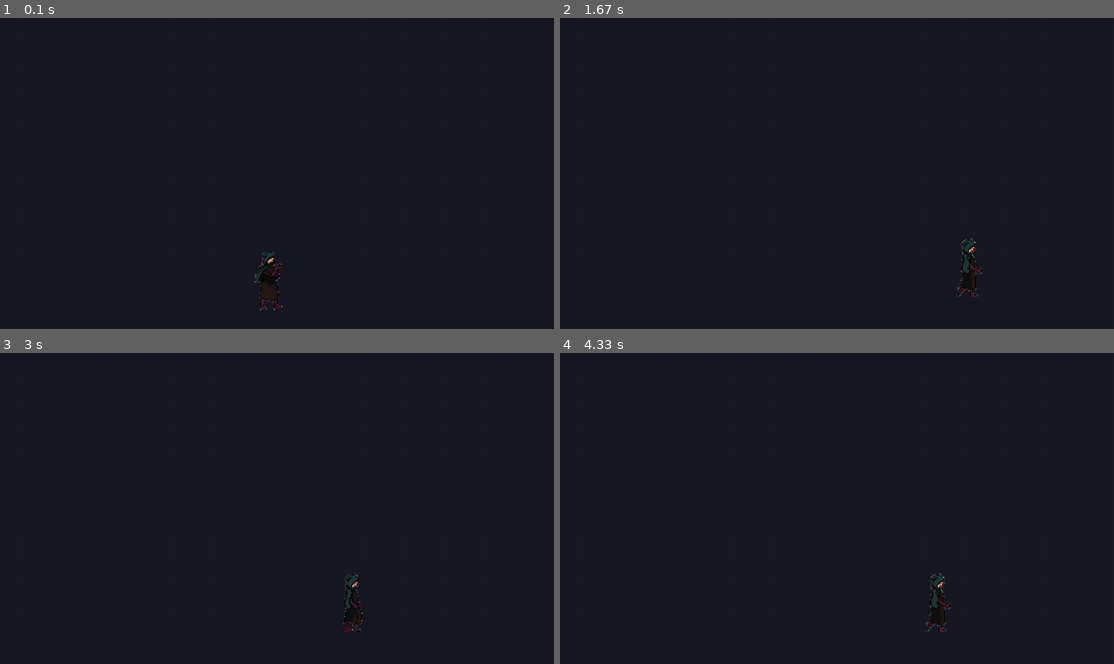
Above: before the commit, frames 1-4 (two rows, left to right).
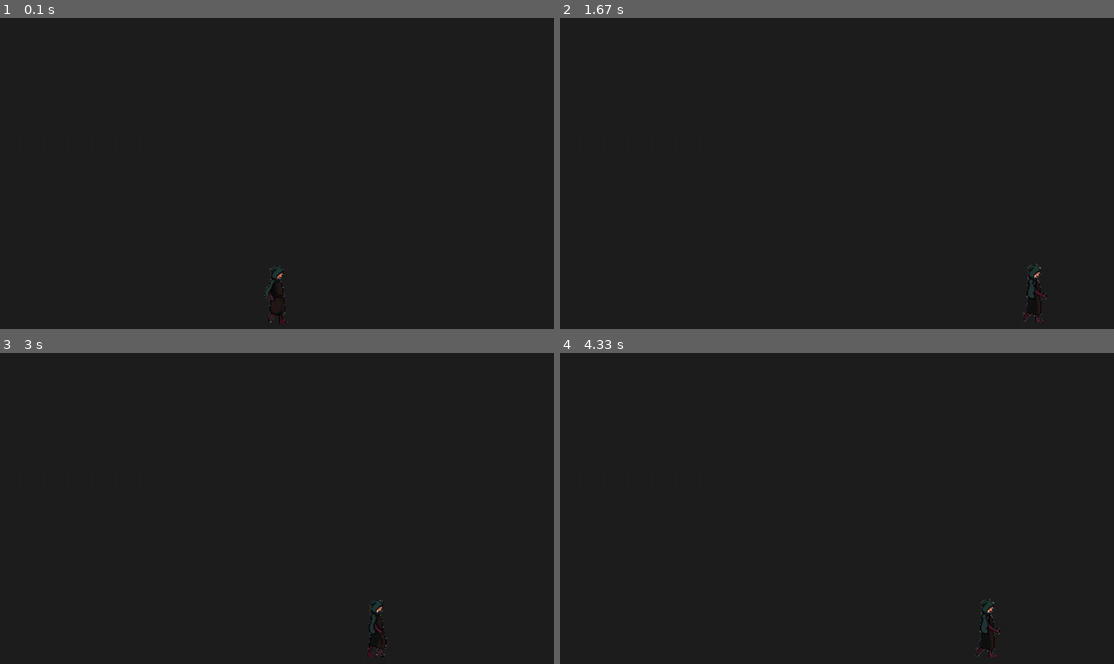
Above: after the commit, the same moments.

Repository: LucasEntringer/projeto_pygame
Game: pygame game, started from jogo.py
The game is run twice, just before and just after one commit, with the same random seed, the same clock (stepped at 60 frames per second) and the same inputs.
Inputs:
- Up to frame 1 (0.1 s): no input
- Up to frame 2 (1.67 s): hold Space 0.33-0.8 s; hold Right 0.33-0.8 s; hold Right 0.83-1.3 s; hold Right from 1.33 s (still down)
- Up to frame 3 (3 s): release Right at 1.8 s; hold Left 1.83-2.37 s; hold Left 2.4-2.8 s; hold Right from 2.83 s (still down)
- Up to frame 4 (4.33 s): release Right at 3.47 s; hold Left 3.5-3.97 s; hold Right from 4 s (still down)

The runs differ from the first frame. In frame 1, 0.3% of the frame differs, in the area x 45-52%, y 75-99%; in frame 2, 0.3%, in the area x 71-88%, y 70-98%; in frame 3, 0.3%; in frame 4, 0.3%.

Commit message:
Concertei a animação de andar

Diff:
--- a/assets.py
+++ b/assets.py
@@ -1,34 +1,33 @@
+# assets.py
+import os
+import re
 import pygame
-import os
-from config import IMG_DIR
+from config import IMG_DIR  # IMG_DIR = "assets/imagens"
 
-DANTE_IMG = 'dante'
+DANTE_WALK = 'dante_walk'
+
+def _numeric_sort_key(name):
+    # pega último número no filename (Dante_andando.3.png -> 3)
+    m = re.search(r'(\d+)(?=\D*$)', name)
+    return int(m.group(1)) if m else 0
 
 def load_assets():
     assets = {}
+    folder = os.path.join(IMG_DIR, "andando")  # pasta onde você colocou os 8 frames
+    if not os.path.isdir(folder):
+        raise FileNotFoundError(f"Pasta de frames não encontrada: {folder}")
 
-    # Caminho da sprite sheet (coloque Dante_1.png em assets/imagens)
-    dante_path = os.path.join(IMG_DIR, 'Dante_1.png')
-    if not os.path.exists(dante_path):
-        raise FileNotFoundError(f"Não achei o arquivo: {dante_path}")
-
-    sheet = pygame.image.load(dante_path).convert_alpha()
-
-    # === Ajuste para a sheet Dante_1 ===
-    # São 5 colunas e 5 linhas (5x5)
-    COLS = 9
-    ROWS = 5
-    sheet_w, sheet_h = sheet.get_width(), sheet.get_height()
-    FRAME_W = sheet_w // COLS
-    FRAME_H = sheet_h // ROWS
+    files = [f for f in os.listdir(folder) if f.lower().endswith(".png")]
+    files = sorted(files, key=_numeric_sort_key)
 
     frames = []
-    for r in range(ROWS):
-        for c in range(COLS):
-            rect = pygame.Rect(c * FRAME_W, r * FRAME_H, FRAME_W, FRAME_H)
-            frame = sheet.subsurface(rect).copy()
-            frame.set_colorkey((0, 0, 0))  # fundo transparente (ajuste se necessário)
-            frames.append(frame)
+    for fn in files:
+        path = os.path.join(folder, fn)
+        img = pygame.image.load(path).convert_alpha()
+        frames.append(img)
 
-    assets[DANTE_IMG] = frames
+    if len(frames) == 0:
+        raise RuntimeError("Nenhum frame encontrado em " + folder)
+
+    assets[DANTE_WALK] = frames
     return assets
--- a/classes.py
+++ b/classes.py
@@ -1,92 +1,110 @@
+# classes.py (trecho)
 import pygame
 from config import LARGURA, ALTURA, GRAVIDADE
-from assets import DANTE_IMG
+from assets import DANTE_WALK
 
 class Dante(pygame.sprite.Sprite):
-    def __init__(self, groups, assets):
+    def __init__(self, groups=None, assets=None):
+        if groups is None: groups = []
         super().__init__(groups)
-        self.frames = assets[DANTE_IMG]
+        if not assets or DANTE_WALK not in assets:
+            raise ValueError("Assets inválidos ou faltando 'dante_walk'")
 
-        # --- Índices dos frames ---
-        # Na sheet: linha 2 (WALK) tem 8 frames → são frames 10 a 17 (0-based)
-        # 5 frames por linha → cada linha = 5 frames
-        # DIE (0–4), IDLE (5–9), WALK (10–14), RUN (15–19), ATTACK (20–24)
+        # frames pré-cortados: list length == 8
+        self.walk_frames = assets[DANTE_WALK]
+
+        # animação: indices 0..7 da lista walk_frames
         self.anim = {
-            'idle': [6],
-            'walk': list(range(19,27)),
+            'idle': [0],               # frame parado (pode trocar para outro índice)
+            'walk': list(range(len(self.walk_frames))),
         }
 
+        # timing
         self.state = 'idle'
         self.frame_index = 0
-        self.frame_timer = 0
-        self.frame_delay = 70  # ms entre frames
+        self.frame_timer = 0        # ms
+        self.frame_delay = 70       # ms por frame (ajuste para mais/menos fluidez)
 
-        self.frames_right = self.frames
-        self.frames_left = [pygame.transform.flip(f, True, False) for f in self.frames]
+        # caches flipados (gera uma vez)
+        self.walk_right = self.walk_frames
+        self.walk_left = [pygame.transform.flip(f, True, False) for f in self.walk_frames]
 
-        self.image = self.frames[self.anim[self.state][0]]
-        self.rect = self.image.get_rect(midbottom=(LARGURA // 2, ALTURA - 10))
+        # imagem inicial (idle)
+        idx = self.anim['idle'][0]
+        self.image = self.walk_right[idx]
+        self.rect = self.image.get_rect(midbottom=(LARGURA//2, ALTURA - 10))
 
+        # física
         self.speedx = 0
         self.speedy = 0
         self.no_chao = True
-        self.facing = 1  # 1 = direita, -1 = esquerda
+        self.facing = 1
 
     def set_state(self, new_state):
-        if new_state != self.state:
-            self.state = new_state
-            self.frame_index = 0
-            self.frame_timer = 0
+        if new_state == self.state: return
+        self.state = new_state
+        self.frame_index = 0
+        self.frame_timer = 0
 
     def update(self, dt):
-        self.rect.x += self.speedx
-        self.rect.y += self.speedy
+        # dt é em ms (clock.tick)
+        # movimento simples
+        self.rect.x += int(self.speedx)
+        self.rect.y += int(self.speedy)
 
         if not self.no_chao:
             self.speedy += GRAVIDADE
 
-        # Escolhe animação
-        if self.speedx != 0:
-            anim_key = 'walk'
-        else:
-            anim_key = 'idle'
-
-        if anim_key != self.state:
-            self.set_state(anim_key)
-
-        # Atualiza frame
-        self.frame_timer += dt
-        if self.frame_timer >= self.frame_delay:
-            self.frame_timer = 0
-            self.frame_index = (self.frame_index + 1) % len(self.anim[self.state])
-
-        frame_number = self.anim[self.state][self.frame_index]
-        self.image = self.frames[frame_number]
-        if self.facing == -1:
-            self.image = pygame.transform.flip(self.image, True, False)
-
-        # Mantém o personagem no chão
+        # chão/teto
         if self.rect.bottom >= ALTURA - 10:
             self.rect.bottom = ALTURA - 10
             self.speedy = 0
             self.no_chao = True
-
         if self.rect.top <= 0:
             self.rect.top = 0
             self.speedy = 0
 
-    def pular(self):
-        if self.no_chao:
-            self.speedy = -15
-            self.no_chao = False
+        # decide estado
+        desired = 'walk' if self.speedx != 0 else 'idle'
+        self.set_state(desired)
 
-    def mover_esquerda(self):
-        self.speedx = -4
+        frames_idx_list = self.anim[self.state]
+        # animação com dt em ms
+        if len(frames_idx_list) > 1:
+            self.frame_timer += dt
+            if self.frame_timer >= self.frame_delay:
+                self.frame_timer -= self.frame_delay
+                self.frame_index = (self.frame_index + 1) % len(frames_idx_list)
+        else:
+            self.frame_index = 0
+            self.frame_timer = 0
+
+        # pega frame real (0..7) e aplica flip via cache
+        frame_number = frames_idx_list[self.frame_index]  # index dentro walk_frames
+        if self.facing == 1:
+            new_image = self.walk_right[frame_number]
+        else:
+            new_image = self.walk_left[frame_number]
+
+        # preserva ponto de ancoragem (evita "sobe" ao andar)
+        anchor = self.rect.midbottom
+        self.image = new_image
+        self.rect = self.image.get_rect()
+        self.rect.midbottom = anchor
+
+    # controles simples
+    def mover_direita(self, speed=6):
+        self.speedx = speed
+        self.facing = 1
+
+    def mover_esquerda(self, speed=6):
+        self.speedx = -speed
         self.facing = -1
-
-    def mover_direita(self):
-        self.speedx = 4
-        self.facing = 1
 
     def parar(self):
         self.speedx = 0
+
+    def pular(self, power=-12):
+        if self.no_chao:
+            self.speedy = power
+            self.no_chao = False
--- a/jogo.py
+++ b/jogo.py
@@ -1,42 +1,37 @@
+# jogo.py (trecho relevante)
 import pygame
 from config import LARGURA, ALTURA, FPS
 from assets import load_assets
 from classes import Dante
 
-
 pygame.init()
 window = pygame.display.set_mode((LARGURA, ALTURA))
-pygame.display.set_caption('Divina Codemédia')
 clock = pygame.time.Clock()
 
-# Carregar assets e criar sprites
 assets = load_assets()
 all_sprites = pygame.sprite.Group()
-dante = Dante(all_sprites, assets)
+dante = Dante(groups=[all_sprites], assets=assets)
 
 running = True
 while running:
-    dt = clock.tick(FPS)
+    dt = clock.tick(FPS)  # dt em ms
+
     for event in pygame.event.get():
         if event.type == pygame.QUIT:
             running = False
-
         if event.type == pygame.KEYDOWN:
-            if event.key == pygame.K_ESCAPE:
-                running = False
             if event.key == pygame.K_RIGHT:
                 dante.mover_direita()
             if event.key == pygame.K_LEFT:
                 dante.mover_esquerda()
             if event.key == pygame.K_SPACE:
                 dante.pular()
-
         if event.type == pygame.KEYUP:
-            if event.key in [pygame.K_LEFT, pygame.K_RIGHT]:
+            if event.key in (pygame.K_LEFT, pygame.K_RIGHT):
                 dante.parar()
 
     all_sprites.update(dt)
-    window.fill((25, 25, 35))
+    window.fill((30,30,30))
     all_sprites.draw(window)
     pygame.display.flip()
 
Binary file added: assets/imagens/andando/Dante_andando.1.png
Binary file added: assets/imagens/andando/Dante_andando.2.png
Binary file added: assets/imagens/andando/Dante_andando.3.png
Binary file added: assets/imagens/andando/Dante_andando.4.png
Binary file added: assets/imagens/andando/Dante_andando.5.png
Binary file added: assets/imagens/andando/Dante_andando.6.png
Binary file added: assets/imagens/andando/Dante_andando.7.png
